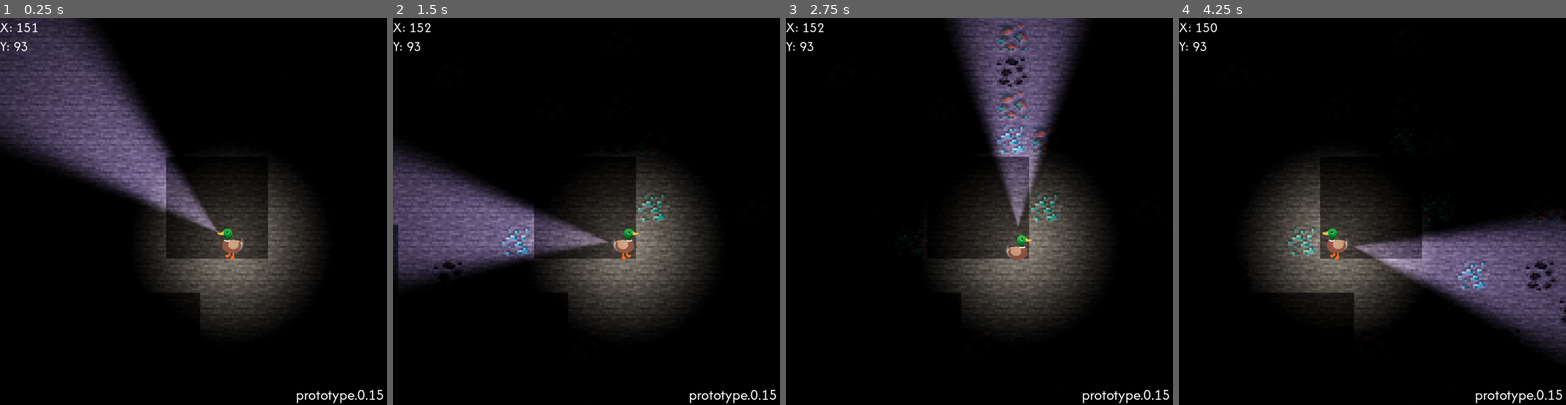
Above: before the commit, frames 1-4 (left to right).
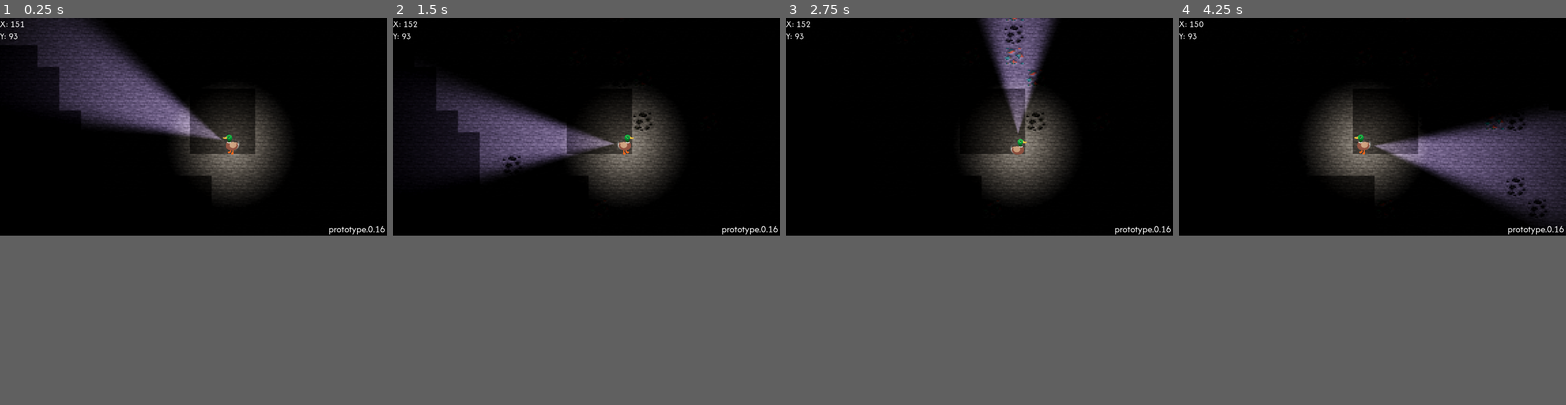
Above: after the commit, the same moments.

Repository: martimcabral/duck-the-miner
Game: Godot game, scene res://scenes/world.tscn
Same seed, same stepped clock (60 frames per second), same inputs: the game is played once before the commit and once after it.
Inputs (mouse positions are in pixels of both pictures, inside the frame that each line leads up to):
- Up to frame 1 (0.25 s): no input
- Up to frame 2 (1.5 s): tap Enter at 0.5 s; move the mouse to (671, 192) at 0.52 s; hold D (Walk_Right) 0.53-1.28 s; click (671, 192) at 0.6 s; tap Middle mouse button (Place_Block) at 0.8, 1.35 s; tap Space (Fly_Up) at 1.25 s; move the mouse to (509, 230) at 1.27 s; hold S (Fly_Down) from 1.28 s (still down)
- Up to frame 3 (2.75 s): click (902, 230) at 1.55 s; tap Enter at 2 s; move the mouse to (1018, 126) at 2.02 s; release S (Fly_Down) at 2.03 s; hold D (Walk_Right) from 2.03 s (still down); hold Ctrl (Agachar) from 2.03 s (still down); tap Middle mouse button (Place_Block) at 2.3 s
- Up to frame 4 (4.25 s): tap Space (Fly_Up) at 2.75 s; move the mouse to (1353, 288) at 2.77 s; release D (Walk_Right) at 2.78 s; release Ctrl (Agachar) at 2.78 s; hold Space (Fly_Up) 2.78-3.53 s; click (1353, 288) at 2.85 s; tap Enter at 3.5 s; move the mouse to (1488, 269) at 3.52 s; hold A (Walk_Left) from 3.53 s (still down); tap 1 (Hotbar_1) at 3.6 s; tap Middle mouse button (Place_Block) at 3.8 s; tap F11 (Fullscreen, bound only after the commit) at 4.15 s
In our replay, the window is 800x800 before the commit and 800x450 after it. These sizes can differ from the game's own. Grey fills any space a smaller window leaves; there, only what the larger window draws over its background counts as a difference.

The runs differ from the first frame. In frame 1, 30% of the frame differs, in the area x 0-100%, y 0-100%; in frame 2, 31%; in frame 3, 21%; in frame 4, 31%.

Commit message:
prototype.0.16

Diff:
--- a/project.godot
+++ b/project.godot
@@ -21,8 +21,8 @@
 
 [display]
 
-window/size/viewport_width=820
-window/size/viewport_height=820
+window/size/viewport_width=1280
+window/size/viewport_height=720
 window/size/initial_position_type=0
 window/size/initial_position=Vector2i(1600, 540)
 window/vsync/vsync_mode=0
@@ -121,3 +121,8 @@
 "events": [Object(InputEventKey,"resource_local_to_scene":false,"resource_name":"","device":-1,"window_id":0,"alt_press …(191 unchanged characters)…
 ]
 }
+Fullscreen={
+"deadzone": 0.5,
+"events": [Object(InputEventKey,"resource_local_to_scene":false,"resource_name":"","device":-1,"window_id":0,"alt_pressed":false,"shift_pressed":false,"ctrl_pressed":false,"meta_pressed":false,"pressed":false,"keycode":0,"physical_keycode":4194342,"key_label":0,"unicode":0,"location":0,"echo":false,"script":null)
+]
+}
--- a/scenes/player.tscn
+++ b/scenes/player.tscn
@@ -10,8 +10,6 @@
 [ext_resource type="AudioStream" uid="uid://b50ayerwltfkl" path="res://sounds/sound_efects/mining2.ogg" id="7_lpuh6"]
 [ext_resource type="AudioStream" uid="uid://cuxqobyy81oe0" path="res://sounds/sound_efects/mining3.ogg" id="8_avynl"]
 [ext_resource type="AudioStream" uid="uid://60jqs1f1p4qq" path="res://sounds/sound_efects/mining4.ogg" id="9_4jbyg"]
-[ext_resource type="AudioStream" uid="uid://ltpavxnuv1qa" path="res://sounds/sound_efects/mining5.ogg" id="10_jhnyl"]
-[ext_resource type="AudioStream" uid="uid://cf6a05ofbh08h" path="res://sounds/sound_efects/mining6.ogg" id="11_jh44c"]
 [ext_resource type="AudioStream" uid="uid://blhavu7sjvk3a" path="res://sounds/sound_efects/place_block.ogg" id="12_r1vvj"]
 
 [sub_resource type="CapsuleShape2D" id="CapsuleShape2D_2sg00"]
@@ -63,7 +61,7 @@
 grow_vertical = 0
 theme_override_fonts/normal_font = ExtResource("6_s2420")
 theme_override_font_sizes/normal_font_size = 32
-text = "prototype.0.15"
+text = "prototype.0.16"
 tab_size = 5
 
 [node name="PlayerPosition" type="RichTextLabel" parent="Camera2D/HUD"]
@@ -87,13 +85,6 @@
 [node name="Mining4" type="AudioStreamPlayer2D" parent="Player Sounds"]
 stream = ExtResource("9_4jbyg")
 
-[node name="Mining5" type="AudioStreamPlayer2D" parent="Player Sounds"]
-stream = ExtResource("10_jhnyl")
-
-[node name="Mining6" type="AudioStreamPlayer2D" parent="Player Sounds"]
-position = Vector2(-1, 0)
-stream = ExtResource("11_jh44c")
-
 [node name="PlaceBlock" type="AudioStreamPlayer2D" parent="Player Sounds"]
 stream = ExtResource("12_r1vvj")
 volume_db = -10.0
--- a/scenes/world.tscn
+++ b/scenes/world.tscn
@@ -43,38 +43,51 @@
 0:0/0 = 0
 0:0/0/occlusion_layer_0/polygon = SubResource("OccluderPolygon2D_fbxys")
 0:0/0/physics_layer_0/polygon_0/points = PackedVector2Array(-8, -8, 8, -8, 8, 8, -8, 8)
+0:0/0/custom_data_0 = 1000
 1:0/0 = 0
 1:0/0/occlusion_layer_0/polygon = SubResource("OccluderPolygon2D_bn4x4")
 1:0/0/physics_layer_0/polygon_0/points = PackedVector2Array(-8, -8, 8, -8, 8, 8, -8, 8)
+1:0/0/custom_data_0 = 3000
 2:0/0 = 0
 2:0/0/occlusion_layer_0/polygon = SubResource("OccluderPolygon2D_xrod2")
 2:0/0/physics_layer_0/polygon_0/points = PackedVector2Array(-8, -8, 8, -8, 8, 8, -8, 8)
+2:0/0/custom_data_0 = 5000
 3:0/0 = 0
 3:0/0/occlusion_layer_0/polygon = SubResource("OccluderPolygon2D_1ej75")
 3:0/0/physics_layer_0/polygon_0/points = PackedVector2Array(-8, -8, 8, -8, 8, 8, -8, 8)
+3:0/0/custom_data_0 = 12500
 0:1/0 = 0
+0:1/0/custom_data_0 = -1
 1:1/0 = 0
 1:1/0/occlusion_layer_0/polygon = SubResource("OccluderPolygon2D_ecko5")
 1:1/0/physics_layer_0/polygon_0/points = PackedVector2Array(-8, -8, 8, -8, 8, 8, -8, 8)
+1:1/0/custom_data_0 = 10000
 2:1/0 = 0
 2:1/0/occlusion_layer_0/polygon = SubResource("OccluderPolygon2D_n7i4d")
 2:1/0/physics_layer_0/polygon_0/points = PackedVector2Array(-8, -8, 8, -8, 8, 8, -8, 8)
+2:1/0/custom_data_0 = 10000
 0:2/0 = 0
 0:2/0/occlusion_layer_0/polygon = SubResource("OccluderPolygon2D_fk0kb")
 0:2/0/physics_layer_0/polygon_0/points = PackedVector2Array(-8, -8, 8, -8, 8, 8, -8, 8)
+0:2/0/custom_data_0 = 7500
 1:2/0 = 0
 1:2/0/occlusion_layer_0/polygon = SubResource("OccluderPolygon2D_pc0en")
 1:2/0/physics_layer_0/polygon_0/points = PackedVector2Array(-8, -8, 8, -8, 8, 8, -8, 8)
+1:2/0/custom_data_0 = 3000
 2:2/0 = 0
 2:2/0/occlusion_layer_0/polygon = SubResource("OccluderPolygon2D_14cix")
 2:2/0/physics_layer_0/polygon_0/points = PackedVector2Array(-8, -8, 8, -8, 8, 8, -8, 8)
+2:2/0/custom_data_0 = -1
 3:1/0 = 0
 3:1/0/occlusion_layer_0/polygon = SubResource("OccluderPolygon2D_cuhsb")
 3:1/0/physics_layer_0/polygon_0/points = PackedVector2Array(-8, -8, 8, -8, 8, 8, -8, 8)
+3:1/0/custom_data_0 = 10000
 
 [sub_resource type="TileSet" id="TileSet_60hiy"]
 occlusion_layer_0/light_mask = 1
 physics_layer_0/collision_layer = 1
+custom_data_layer_0/name = "health"
+custom_data_layer_0/type = 2
 sources/0 = SubResource("TileSetAtlasSource_iefnk")
 
 [sub_resource type="Gradient" id="Gradient_wtjrx"]
--- a/scripts/mine.gd
+++ b/scripts/mine.gd
@@ -1,4 +1,7 @@
 extends TileMap
+
+# Dictionary to hold tile data: {position: [tile_id, health]}
+var used_tiles = {}
 
 @onready var player = $"../Player"
 
@@ -14,28 +17,7 @@
 	$"../Player/Player Sounds".position = tile_pos
 
 	if (Input.is_action_just_pressed("Destroy_Block")):
-		if player.current_item == 2:
-			print(tile_data, " ", tile_id)
-			print("Properties Changed on Tile: (x: ", tile_pos.x, ", y: ", tile_pos.y, ")")
-
-			if not ($CaveSystem.get_cell_atlas_coords(tile_pos) == Vector2i(0, 1)):
-				var mining_sound_effect = randi_range(1,6)
-				match mining_sound_effect:
-					1:
-						$"../Player/Player Sounds/Mining1".play()
-					2:
-						$"../Player/Player Sounds/Mining2".play()
-					3:
-						$"../Player/Player Sounds/Mining3".play()
-					4:
-						$"../Player/Player Sounds/Mining4".play()
-					5:
-						$"../Player/Player Sounds/Mining5".play()
-					6:
-						$"../Player/Player Sounds/Mining6".play()
-
-			if not ($CaveSystem.get_cell_atlas_coords(tile_pos) == Vector2i(2, 2)):
-				$CaveSystem.set_cell(tile_pos, 0, Vector2i(0, 1))
+		destroy_block()
 
 	if (Input.is_action_just_pressed("Place_Torch")) and player.current_item == 3:
 		if ($CaveSystem.get_cell_atlas_coords(tile_pos) == Vector2i(0, 1)):
@@ -49,6 +31,48 @@
 
 	if (Input.is_action_just_pressed("Place_Block")):
 		print(tile_data, " ", tile_id)
-		$CaveSystem.set_cell(tile_pos, 0, Vector2i(3, 0))
+		$CaveSystem.set_cell(tile_pos, 0, Vector2i(0, 0))
 		$"../Player/Player Sounds/PlaceBlock".play()
 		print("Properties Changed on Tile: (x: ", tile_pos.x, ", y: ", tile_pos.y, ")")
+
+func destroy_block():
+	# Position of the tile
+	var tile_pos = $CaveSystem.local_to_map($CaveSystem.get_global_mouse_position())
+	# Data of the tile
+	var tile_data = $CaveSystem.get_cell_tile_data(tile_pos)
+	# ID of the tile
+	var tile_id = $CaveSystem.get_cell_atlas_coords(tile_pos)
+
+	if player.current_item == 2:
+		# Debug tile information
+		print("Data: ", used_tiles, " ", tile_id)
+
+		# Get health
+		var tile_health = tile_data.get_custom_data("health")
+
+		# Initialize used_tiles entry if it doesn't exist
+		if not used_tiles.has(tile_pos):
+			used_tiles[tile_pos] = {"pos" : tile_pos}
+			used_tiles[tile_pos] = {"health": tile_health}  # Store tile health in a dictionary
+			used_tiles[tile_pos]["health"] = tile_health  # Update health if it exists
+
+		# Check for specific tile ID
+		if not (tile_id == Vector2i(0, 1)):
+			var mining_sound_effect = randi_range(1, 4)  # Adjusted range to match sound clips
+			match mining_sound_effect:
+				1:
+					$"../Player/Player Sounds/Mining1".play()
+				2:
+					$"../Player/Player Sounds/Mining2".play()
+				3:
+					$"../Player/Player Sounds/Mining3".play()
+				4:
+					$"../Player/Player Sounds/Mining4".play()
+
+			# Reduce health of the tile
+			if used_tiles[tile_pos]["health"] > 0:
+				used_tiles[tile_pos]["health"] -= 350  # Reduce health
+
+				# Check if the tile's health drops to 0 or below
+				if used_tiles[tile_pos]["health"] <= 0:
+					$CaveSystem.set_cell(tile_pos, 0, Vector2i(0, 1))  # Destroy the tile
--- a/scripts/player.gd
+++ b/scripts/player.gd
@@ -1,6 +1,7 @@
 extends CharacterBody2D
 
 var current_item = 1
+var window_mode = 0
 
 var speed = 100
 const accel = 250
@@ -50,6 +51,7 @@
 		if $Camera2D.zoom > zoom_min:
 			$Camera2D.zoom -= Vector2(0.1, 0.1)
 
+	# Mudar o Cursor dependendo do Item selecinado da Hotbar
 	if Input.is_action_just_pressed("Hotbar_1"):
 		current_item = 1
 		var cursor_texture = preload("res://assets/textures/cursors/diamond_sword.png")
@@ -67,4 +69,13 @@
 		var cursor_texture = preload("res://assets/textures/cursors/flashlight_item.png")
 		Input.set_custom_mouse_cursor(cursor_texture)
 
+	# Fullscreen
+	if Input.is_action_just_pressed("Fullscreen"):
+		if window_mode == 0:
+			window_mode = 1
+			DisplayServer.window_set_mode(DisplayServer.WINDOW_MODE_FULLSCREEN)
+		elif window_mode == 1:
+			window_mode = 0
+			DisplayServer.window_set_mode(DisplayServer.WINDOW_MODE_WINDOWED)
+
 	$Camera2D/HUD/PlayerPosition.text = "X: " + str(int($".".position.x) / 16) + "\nY: " + str(int($".".position.y) / 16)
Not shown: 1 places in scenes/player.tscn that only renumber resources
